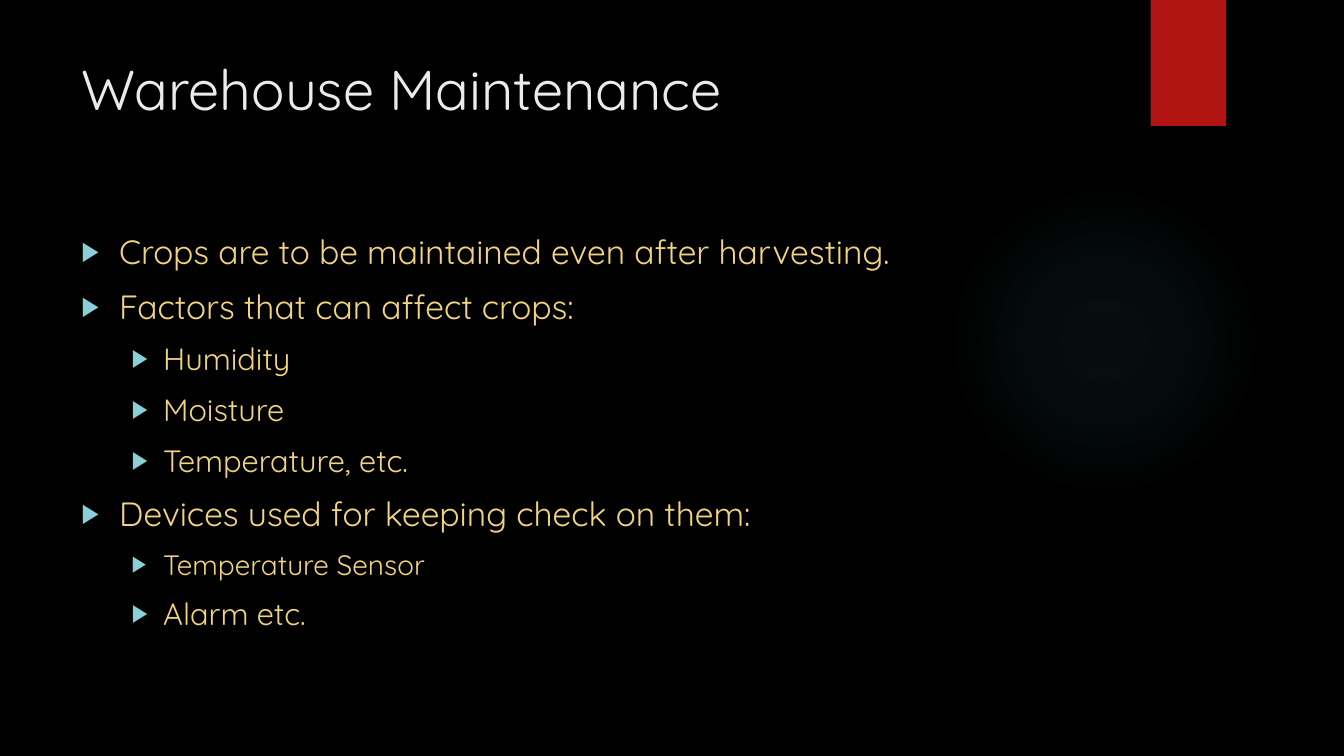
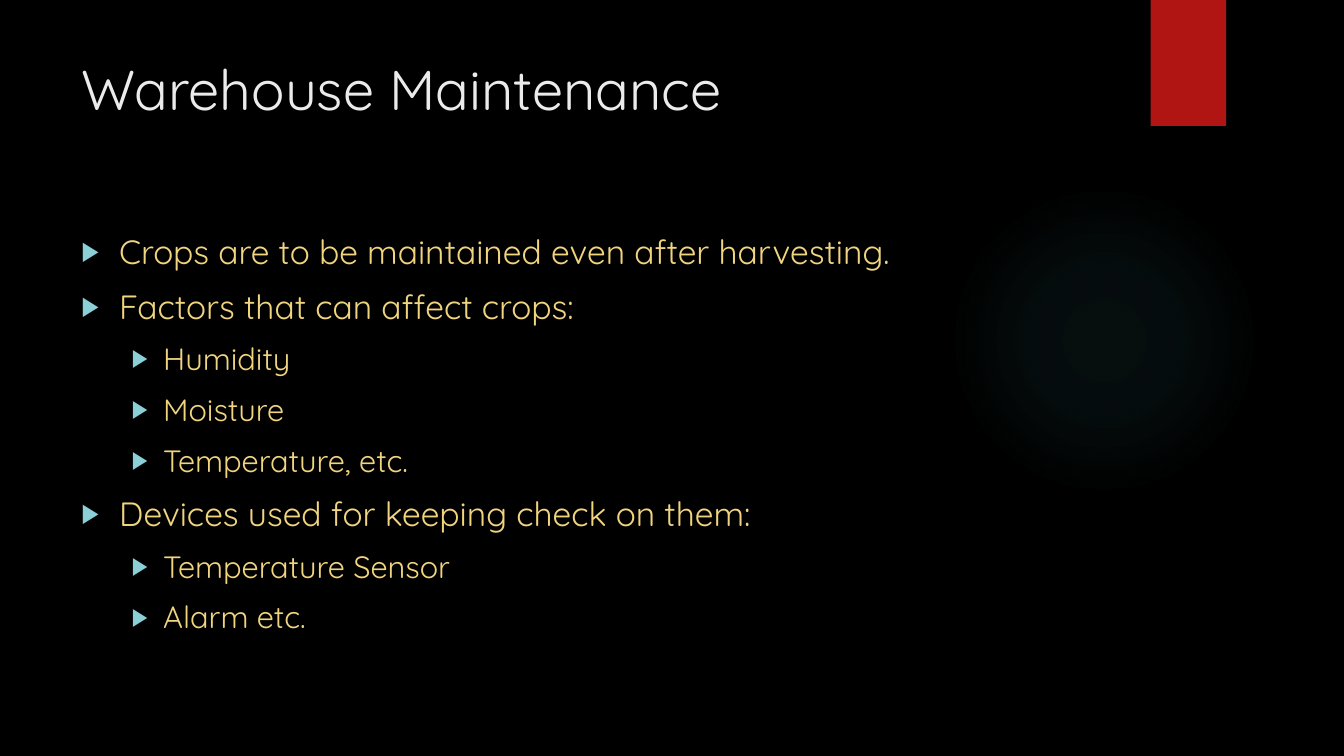
Before and after one commit to meet16/SmartFarm, a slide deck: slide 12 of Agri/SmartFarm.pptx (slide 13 before the commit). Drawn at 1344x756 pixels with LibreOffice and Linux fonts; fonts in the diff are those of the drawing; background and template pictures are left out. Boxes give left, top, right and bottom in pixels: in the first picture for what was removed or moved away, otherwise in the second. Text is boxed around its words. In the diff, an @@ line names an element or a change of style, - is before the commit and + after.

```diff
--- a/Agri/SmartFarm.pptx
+++ b/Agri/SmartFarm.pptx
@@ text at [163, 556, 450, 584]: size 20 to 22 pt in "Temperature Sensor" @@
```
Also in this commit, not shown: 3 other slides changed, 1 slide added, 2 slides removed, 1 other file.
